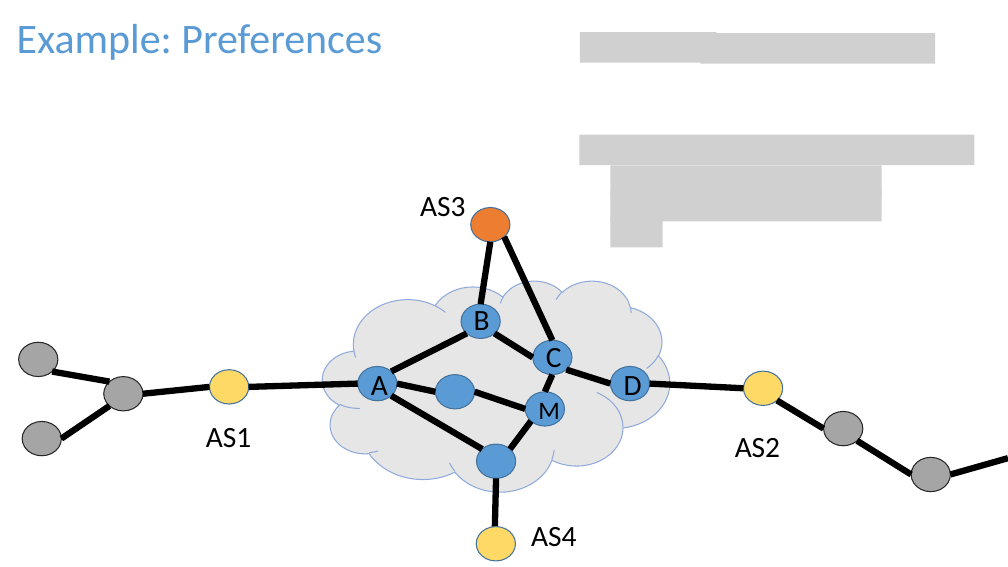
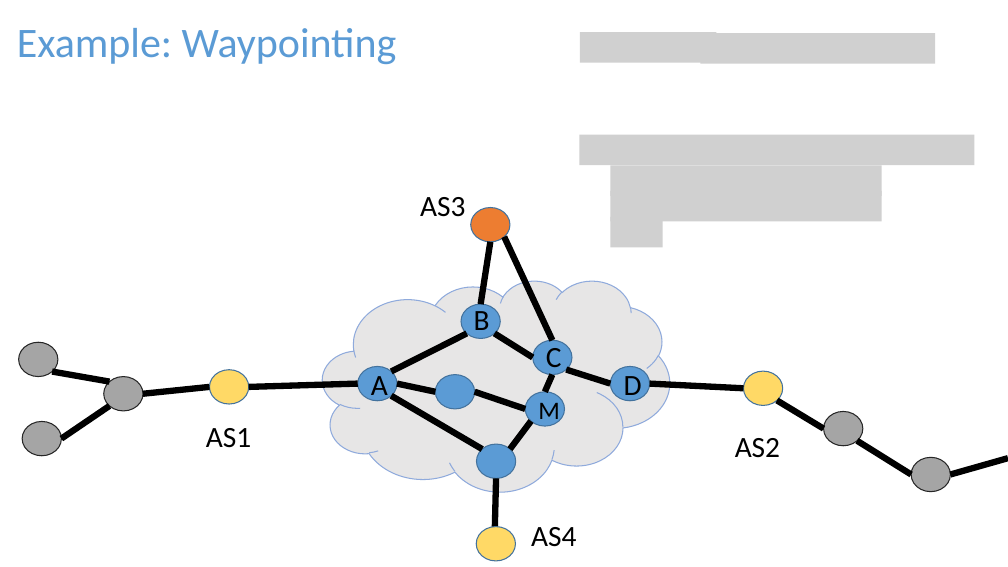
Before and after one commit to rabeckett/propane, a slide deck: slide 8 of notes/demo/Properties.pptx (slide 9 before the commit). Drawn at 1008x567 pixels with LibreOffice and Linux fonts; fonts in the diff are those of the drawing; grey boxes stand for pictures. Boxes give left, top, right and bottom in pixels: in the first picture for what was removed or moved away, otherwise in the second. Text is boxed around its words. In the diff, an @@ line names an element or a change of style, - is before the commit and + after.

```diff
--- a/notes/demo/Properties.pptx
+++ b/notes/demo/Properties.pptx
@@ text at bbox=[17, 28, 397, 64]: text changed @@
-Example: Preferences
+Example: Waypointing
```
Also in this commit, not shown: 7 other slides changed, 4 slides added, 3 slides removed, 16 other files.
